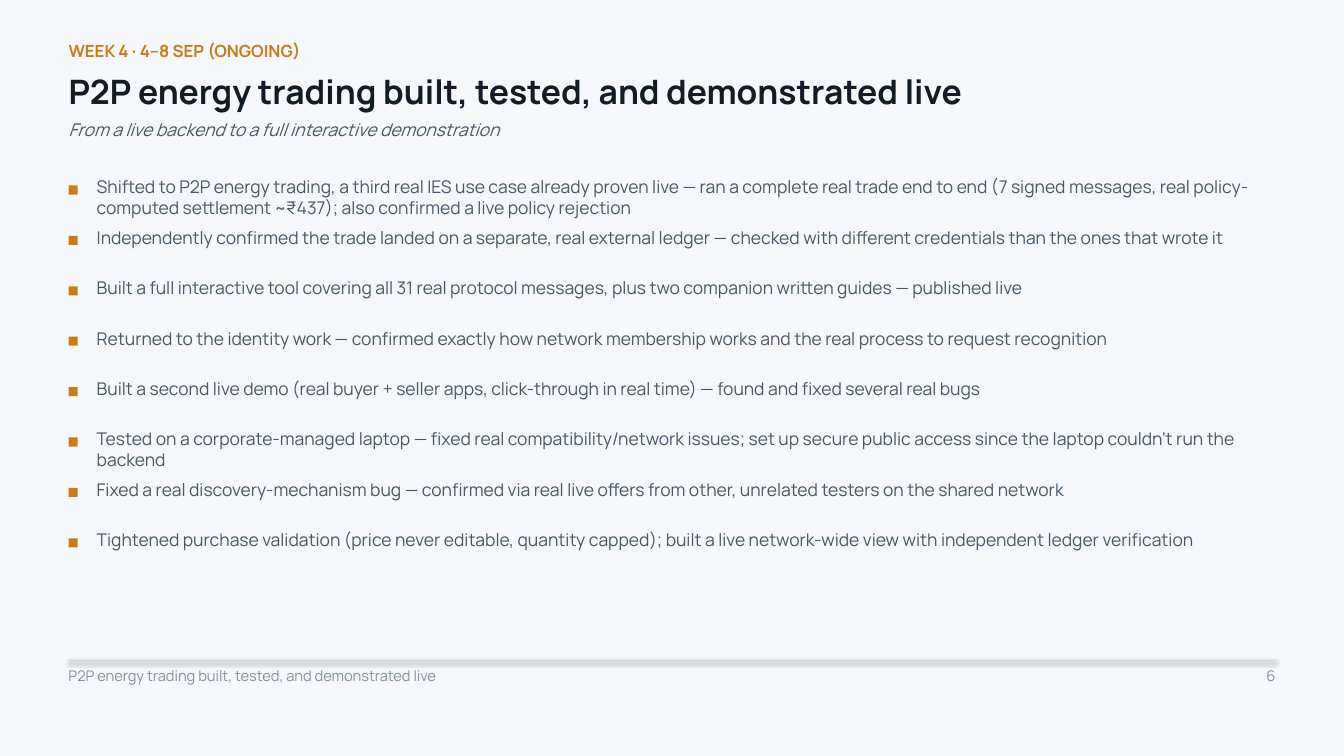
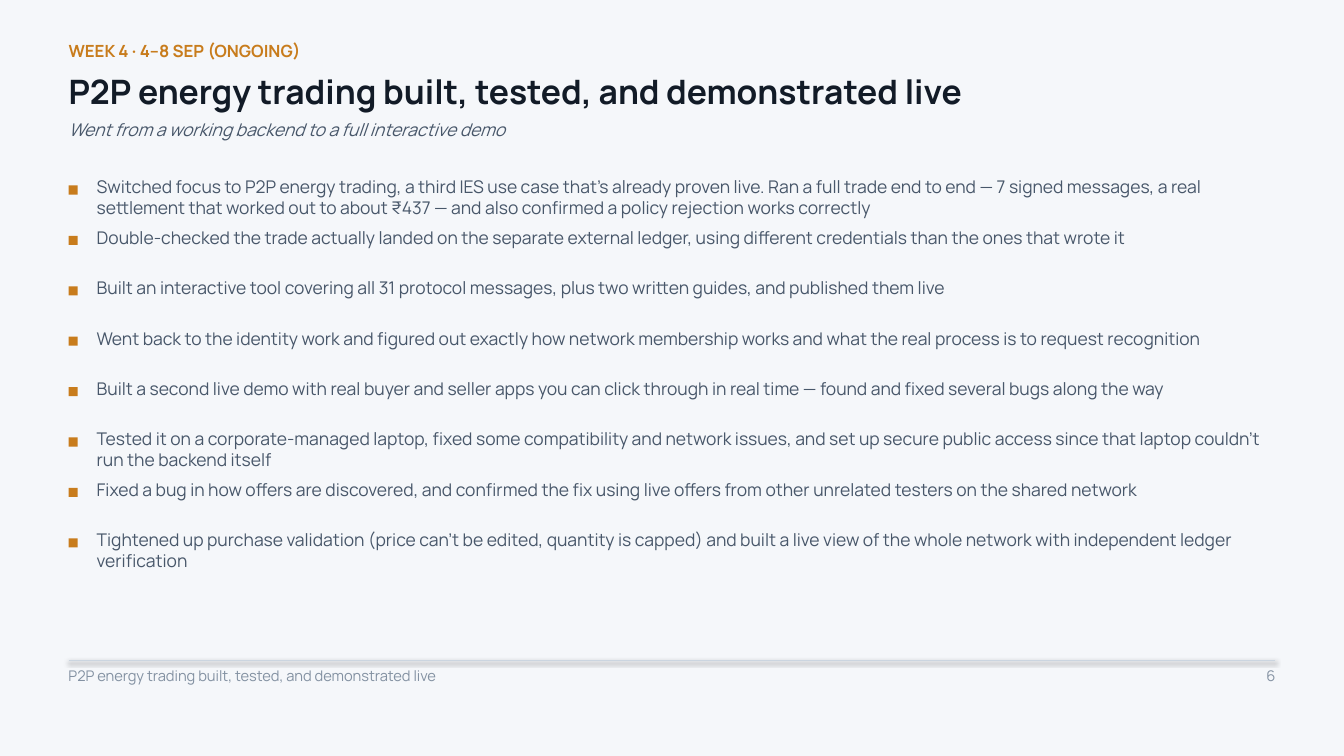
Before and after one commit to Sanjay-dev22/personal-deg, a slide deck: slide 6 of work-record/DEG-IES-Work-Record.pptx. Drawn at 1344x756 pixels with LibreOffice and Linux fonts; fonts in the diff are those of the drawing. Boxes give left, top, right and bottom in pixels: in the first picture for what was removed or moved away, otherwise in the second. Text is boxed around its words. In the diff, an @@ line names an element or a change of style, - is before the commit and + after.

```diff
--- a/work-record/DEG-IES-Work-Record.pptx
+++ b/work-record/DEG-IES-Work-Record.pptx
@@ text at bbox=[69, 123, 505, 141]: text changed @@
-From a live backend to a full interactive demonstration
+Went from a working backend to a full interactive demo
@@ text at bbox=[97, 180, 1201, 218]: text changed @@
-Shifted to P2P energy trading, a third real IES use case already proven live — ran a complete real trade end to end (7 signed messages, real policy-computed settlement ~₹437); also confirmed a live policy rejection
+Switched focus to P2P energy trading, a third IES use case that's already proven live. Ran a full trade end to end — 7 signed messages, a real settlement that worked out to about ₹437 — and also confirmed a policy rejection works correctly
@@ text at bbox=[97, 231, 1125, 249]: text changed @@
-Independently confirmed the trade landed on a separate, real external ledger — checked with different credentials than the ones that wrote it
+Double-checked the trade actually landed on the separate external ledger, using different credentials than the ones that wrote it
@@ text at bbox=[97, 281, 945, 299]: text changed @@
-Built a full interactive tool covering all 31 real protocol messages, plus two companion written guides — published live
+Built an interactive tool covering all 31 protocol messages, plus two written guides, and published them live
@@ text at bbox=[97, 332, 1200, 350]: text changed @@
-Returned to the identity work — confirmed exactly how network membership works and the real process to request recognition
+Went back to the identity work and figured out exactly how network membership works and what the real process is to request recognition
@@ text at bbox=[97, 382, 1163, 400]: text changed @@
-Built a second live demo (real buyer + seller apps, click-through in real time) — found and fixed several real bugs
+Built a second live demo with real buyer and seller apps you can click through in real time — found and fixed several bugs along the way
@@ text at bbox=[97, 432, 1260, 467]: text changed @@
-Tested on a corporate-managed laptop — fixed real compatibility/network issues; set up secure public access since the laptop couldn't run the backend
+Tested it on a corporate-managed laptop, fixed some compatibility and network issues, and set up secure public access since that laptop couldn't run the backend itself
@@ text at bbox=[97, 483, 1137, 501]: text changed @@
-Fixed a real discovery-mechanism bug — confirmed via real live offers from other, unrelated testers on the shared network
+Fixed a bug in how offers are discovered, and confirmed the fix using live offers from other unrelated testers on the shared network
@@ text at bbox=[97, 531, 1231, 568]: text changed @@
-Tightened purchase validation (price never editable, quantity capped); built a live network-wide view with independent ledger verification
+Tightened up purchase validation (price can't be edited, quantity is capped) and built a live view of the whole network with independent ledger verification
```
Also in this commit, not shown: 13 other slides changed.
